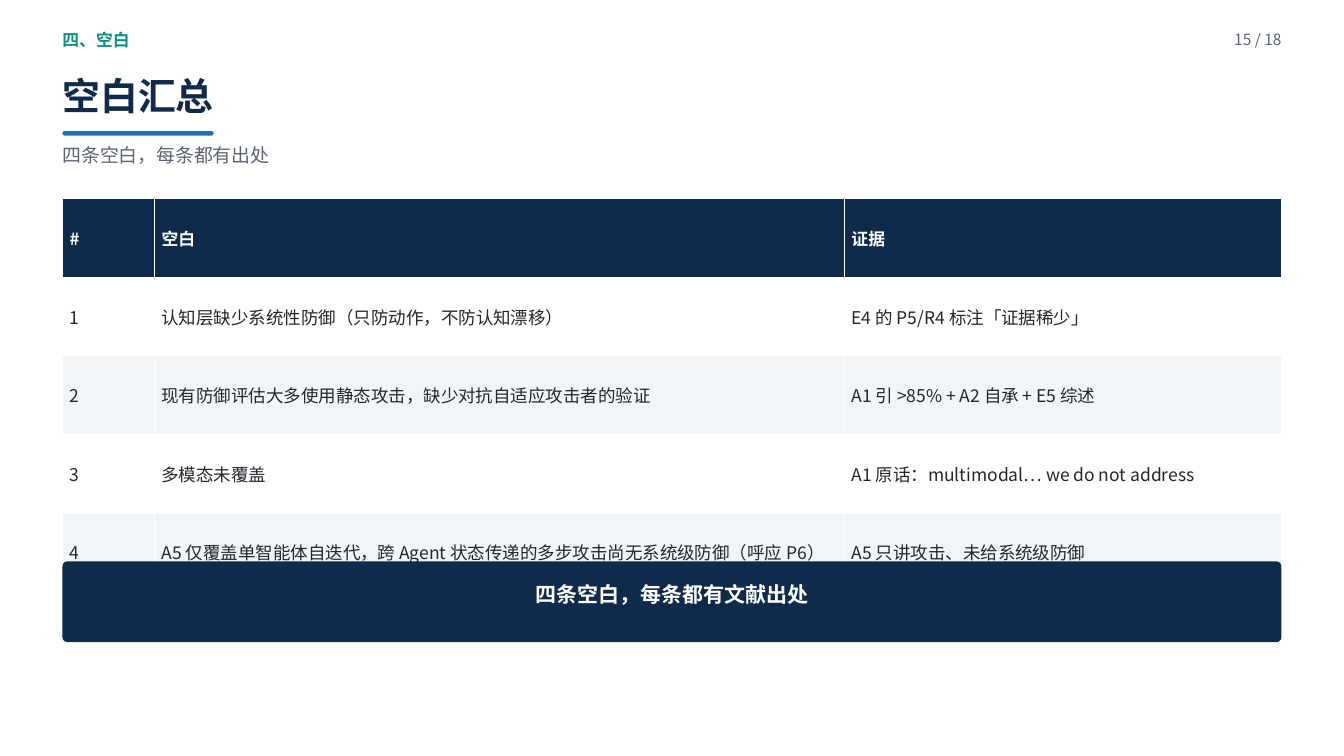
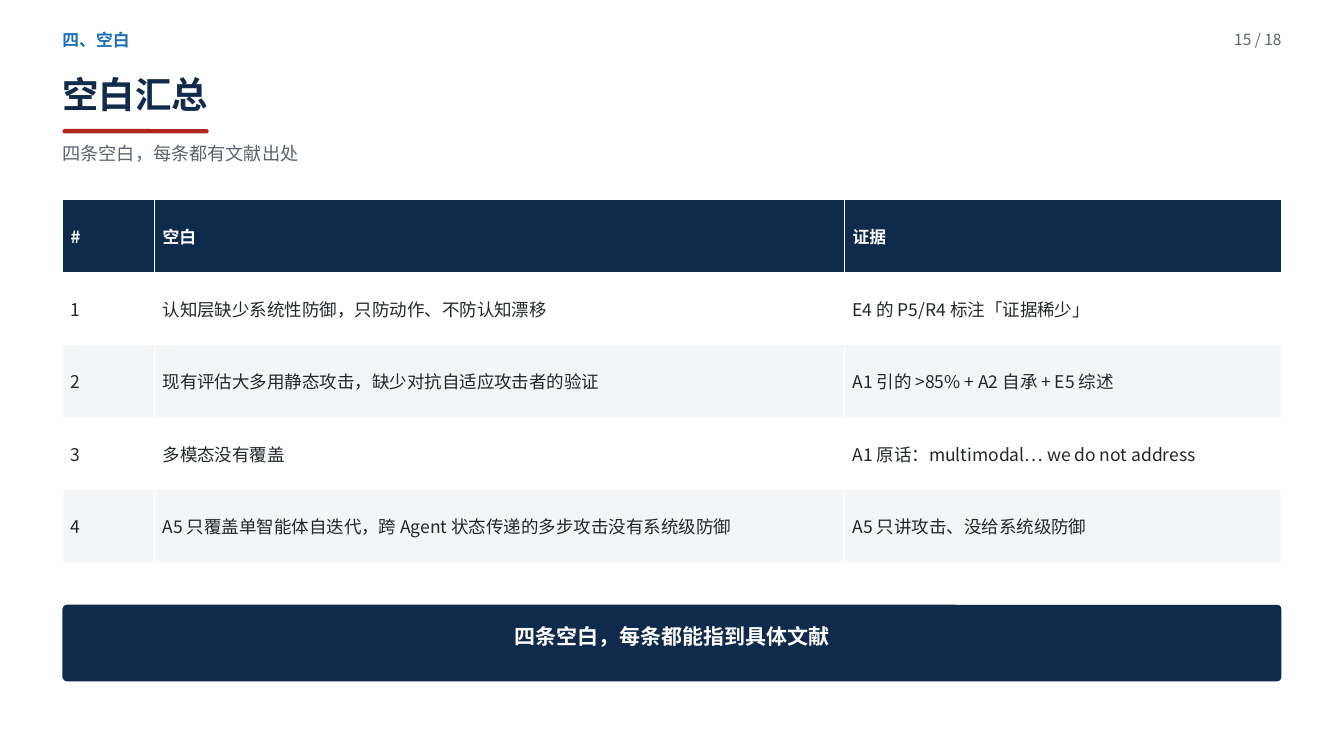
Before and after one commit to yiiiiiii1/multi-agent-remote-sensing, a slide deck: slide 15 of 阶段2-卫星多智能体防御/presentations/新方向调研汇报.pptx. Drawn at 1344x756 pixels with LibreOffice and Linux fonts; fonts in the diff are those of the drawing. Boxes give left, top, right and bottom in pixels: in the first picture for what was removed or moved away, otherwise in the second. Text is boxed around its words. In the diff, an @@ line names an element or a change of style, - is before the commit and + after.

```diff
--- a/阶段2-卫星多智能体防御/presentations/新方向调研汇报.pptx
+++ b/阶段2-卫星多智能体防御/presentations/新方向调研汇报.pptx
@@ text "四、空白" at bbox=[62, 31, 129, 48]: text colour #0E8F82 to #1F6FB2 @@
@@ text "空白汇总" at bbox=[62, 77, 208, 112]: size 27 to 26 pt @@
@@ text at bbox=[62, 144, 298, 162]: text changed; size 13.5 to 13 pt @@
-四条空白，每条都有出处
+四条空白，每条都有文献出处
@@ rounded rectangle: place and size @@
-rounded rectangle at bbox=[63, 131, 214, 135]
+rounded rectangle at bbox=[63, 129, 209, 133]
@@ rounded rectangle at bbox=[63, 129, 209, 133]: fill #1F6FB2 to #B3261E @@
@@ table at bbox=[63, 200, 1282, 563] @@
-row 2, column 2: 认知层缺少系统性防御（只防动作，不防认知漂移）
+row 2, column 2: 认知层缺少系统性防御，只防动作、不防认知漂移
-row 3, column 2: 现有防御评估大多使用静态攻击，缺少对抗自适应攻击者的验证
+row 3, column 2: 现有评估大多用静态攻击，缺少对抗自适应攻击者的验证
-row 3, column 3: A1 引 >85% + A2 自承 + E5 综述
+row 3, column 3: A1 引的 >85% + A2 自承 + E5 综述
-row 4, column 2: 多模态未覆盖
+row 4, column 2: 多模态没有覆盖
-row 5, column 2: A5 仅覆盖单智能体自迭代，跨 Agent 状态传递的多步攻击尚无系统级防御（呼应 P6）
+row 5, column 2: A5 只覆盖单智能体自迭代，跨 Agent 状态传递的多步攻击没有系统级防御
-row 5, column 3: A5 只讲攻击、未给系统级防御
+row 5, column 3: A5 只讲攻击、没给系统级防御
@@ fill #F2F5F8 to #F3F5F8 in 6 cells @@
@@ rounded rectangle: place and size @@
-rounded rectangle at bbox=[63, 562, 1281, 642]
+rounded rectangle at bbox=[63, 605, 1281, 682]
@@ text at bbox=[514, 626, 829, 647]: text changed @@
-四条空白，每条都有文献出处
+四条空白，每条都能指到具体文献
```
Also in this commit, not shown: 17 other slides changed, 1 other file.
